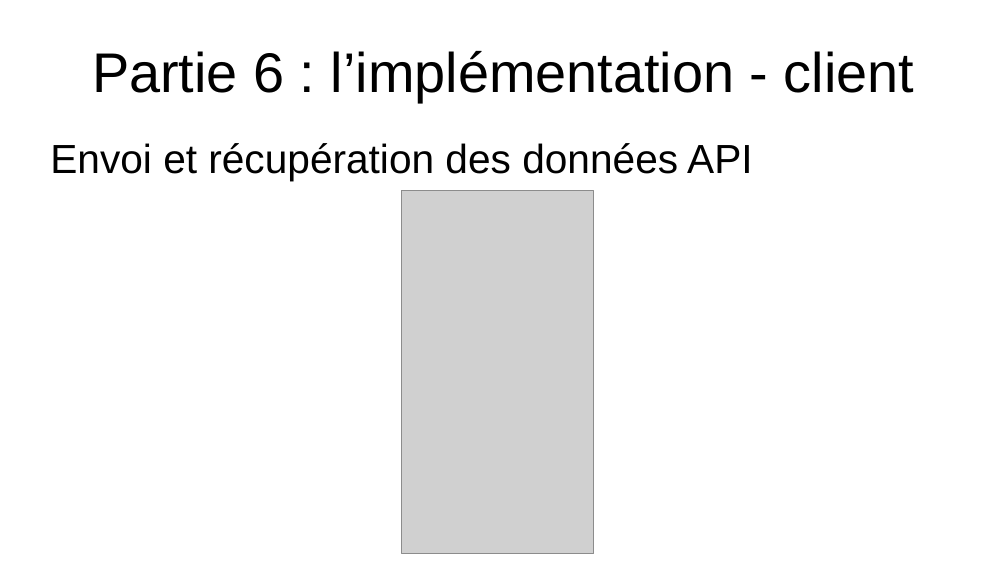
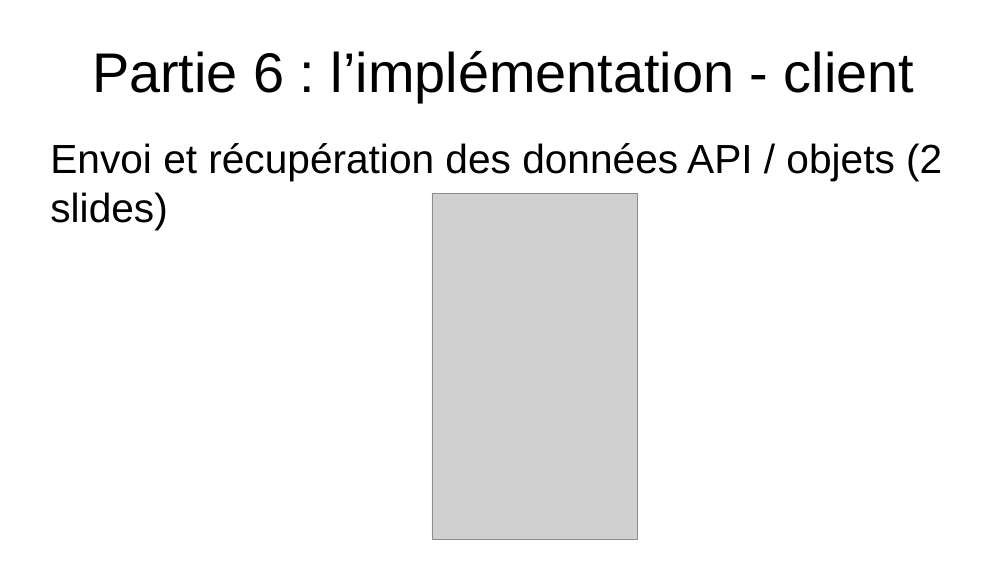
Before and after one commit to EmmaBroudic/Projet-Nooky, a slide deck: slide 35 of doc/Nooky3.odp. Drawn at 1008x567 pixels with LibreOffice and Linux fonts; fonts in the diff are those of the drawing; grey boxes stand for pictures. Boxes give left, top, right and bottom in pixels: in the first picture for what was removed or moved away, otherwise in the second. Text is boxed around its words. In the diff, an @@ line names an element or a change of style, - is before the commit and + after.

```diff
--- a/doc/Nooky3.odp
+++ b/doc/Nooky3.odp
@@ text at bbox=[50, 143, 942, 229]: text changed @@
-Envoi et récupération des données API
+Envoi et récupération des données API / objets (2 slides)
@@ picture: place and size @@
-picture at bbox=[402, 191, 595, 554]
+picture at bbox=[432, 194, 638, 541]
```
Also in this commit, not shown: 4 other slides changed, 4 other files.
